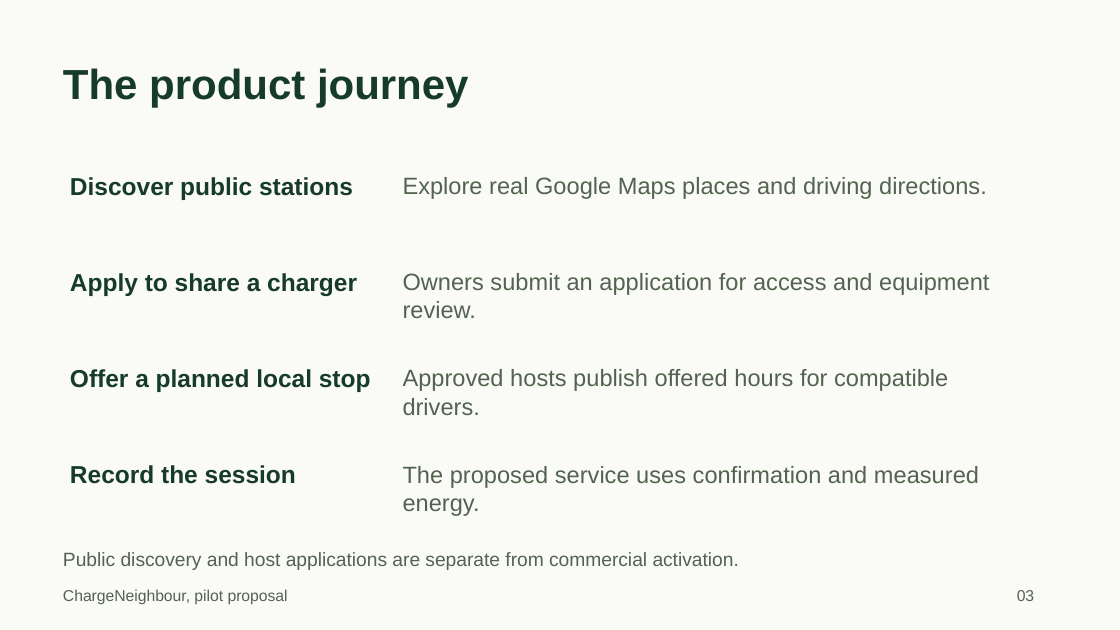
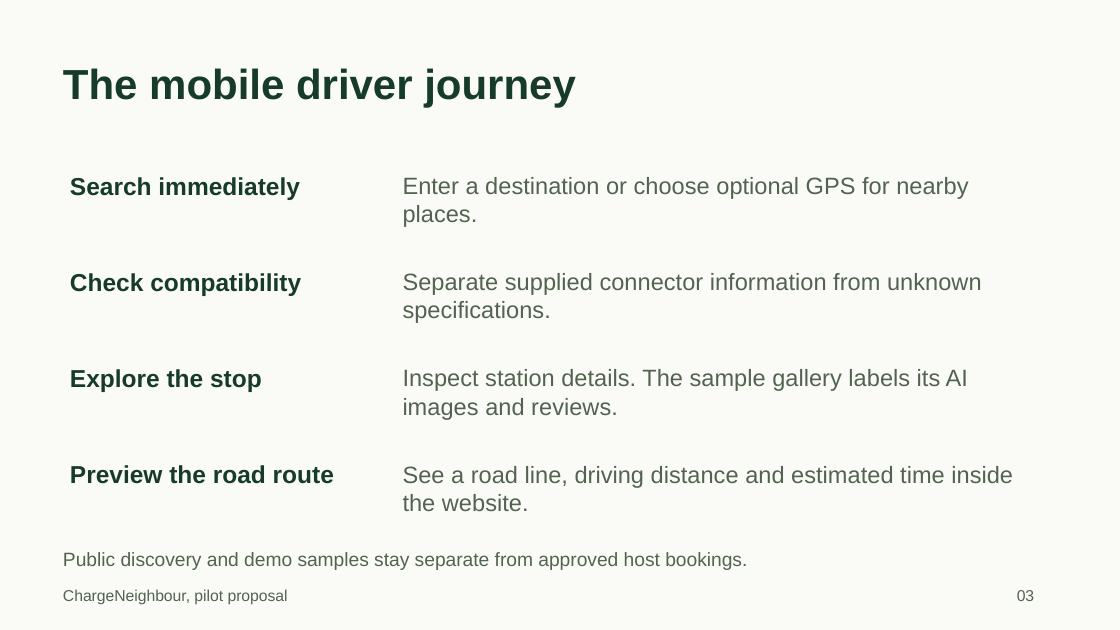
Before and after one commit to siddarthabm123/chargeneighbour, a slide deck: slide 3 of public/ChargeNeighbour-pilot-pitch.pptx. Drawn at 1120x630 pixels with LibreOffice and Linux fonts; fonts in the diff are those of the drawing. Boxes give left, top, right and bottom in pixels: in the first picture for what was removed or moved away, otherwise in the second. Text is boxed around its words. In the diff, an @@ line names an element or a change of style, - is before the commit and + after.

Commit message:
Ship mobile-first discovery and permissioned host photo release

```diff
--- a/public/ChargeNeighbour-pilot-pitch.pptx
+++ b/public/ChargeNeighbour-pilot-pitch.pptx
@@ text at box(63, 68, 576, 108): text changed @@
-The product journey
+The mobile driver journey
@@ text at box(70, 177, 300, 200): text changed @@
-Discover public stations
+Search immediately
@@ text at box(403, 177, 968, 227): text changed @@
-Explore real Google Maps places and driving directions.
+Enter a destination or choose optional GPS for nearby places.
@@ text at box(70, 273, 301, 296): text changed @@
-Apply to share a charger
+Check compatibility
@@ text at box(403, 273, 982, 323): text changed @@
-Owners submit an application for access and equipment review.
+Separate supplied connector information from unknown specifications.
@@ text at box(70, 369, 262, 392): text changed @@
-Offer a planned local stop
+Explore the stop
@@ text at box(403, 369, 968, 420): text changed @@
-Approved hosts publish offered hours for compatible drivers.
+Inspect station details. The sample gallery labels its AI images and reviews.
@@ text at box(70, 465, 334, 484): text changed @@
-Record the session
+Preview the road route
@@ text at box(403, 466, 1013, 511): text changed @@
-The proposed service uses confirmation and measured energy.
+See a road line, driving distance and estimated time inside the website.
@@ text at box(63, 552, 747, 570): text changed @@
-Public discovery and host applications are separate from commercial activation.
+Public discovery and demo samples stay separate from approved host bookings.
```
Also in this commit, not shown: 1 other slide changed, 31 other files.
